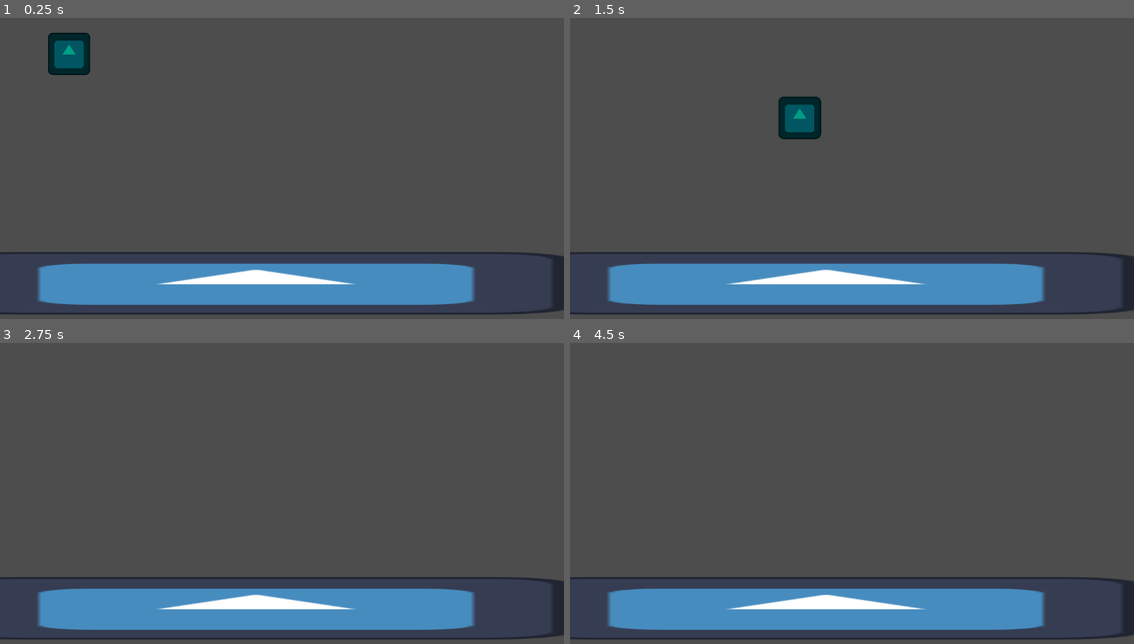
Above: before the commit, frames 1-4 (two rows, left to right).
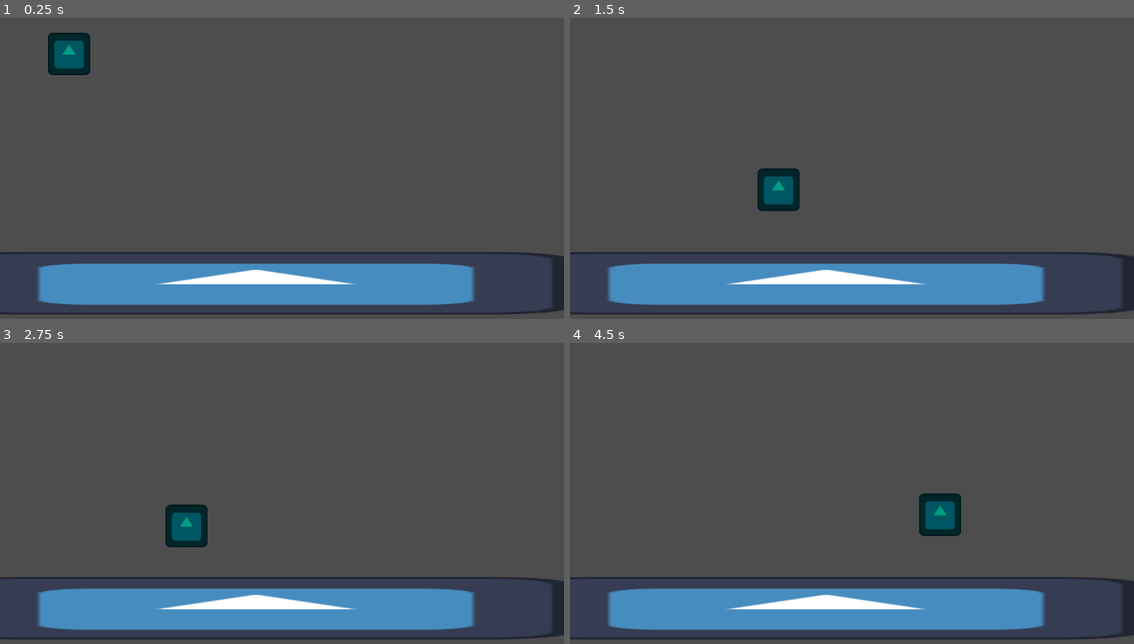
Above: after the commit, the same moments.

Repository: Loafexxx/StashGames-AssasinsAfterlife
Game: Godot game, scene res://Start.tscn
Two runs of this game, one before a commit and one after it. Both use one fixed random seed, a clock stepped at 60 frames per second and the inputs below. The engine's default icon, where the game draws it, is replaced by a stand-in: a white triangle on a blue panel in a dark square.
Inputs:
- Up to frame 1 (0.25 s): no input
- Up to frame 2 (1.5 s): hold Right (Right) from 0.53 s (still down); tap Up (Up) at 0.6, 0.77, 1.07, 1.35 s
- Up to frame 3 (2.75 s): tap Up (Up) at 1.52, 1.82, 2.1 s; release Right (Right) at 2.03 s; hold Left (Left) from 2.03 s (still down)
- Up to frame 4 (4.5 s): release Left (Left) at 2.78 s; hold Right (Right) 2.78-4.28 s; tap Up (Up) at 2.85, 3.02, 3.32, 3.6, 3.77, 4.07, 4.35 s; hold Left (Left) from 4.28 s (still down)

The runs differ from the first frame. In frame 2, 2.1% of the frame differs, in the area x 33-45%, y 25-65%; in frame 3, 1.1%; in frame 4, 1.1%.

Commit message:
Quick Save

Diff:
--- /dev/null
+++ b/FixedPlayerMovement.gd
@@ -0,0 +1,25 @@
+extends CharacterBody2D
+
+
+const SPEED = 300.0
+const JUMP_VELOCITY = -400.0
+
+
+func _physics_process(delta: float) -> void:
+	# Add the gravity.
+	if not is_on_floor():
+		velocity += get_gravity() * delta
+
+	# Handle jump.
+	if Input.is_action_just_pressed("Up") and is_on_floor():
+		velocity.y = JUMP_VELOCITY
+
+	# Get the input direction and handle the movement/deceleration.
+	# As good practice, you should replace UI actions with custom gameplay actions.
+	var direction := Input.get_axis("Left", "Right")
+	if direction:
+		velocity.x = direction * SPEED
+	else:
+		velocity.x = move_toward(velocity.x, 0, SPEED)
+
+	move_and_slide()
--- a/PlayerCollison.gd
+++ b/PlayerCollison.gd
@@ -1 +1,7 @@
 extends Area2D
+
+func _ready() -> void:
+	connect("area_entered", Callable(self, "_on_Hitbox_area_entered"))
+
+func _on_Hitbox_area_entered(area: Area2D) -> void:
+	print("JUST LET ME SYD")
--- a/PlayerMovement.gd
+++ b/PlayerMovement.gd
@@ -1,18 +1,22 @@
-extends RigidBody2D
+extends CharacterBody2D
 
-@onready var characterbody2d = $"."
-
-var falling = false
+var accelerate_y = 0.0
 
 func _physics_process(delta: float) -> void:
-	print(linear_velocity.x)
-	if Input.is_action_pressed("Right"):
-		if linear_velocity.x < get_meta("MaxSpeed"):
-			linear_velocity.x += get_meta("PlayerMovementSpeed")
+	accelerate_y += get_meta("Weight") + get_gravity().y
+	if Input.is_action_pressed("Right"): #check if right is pressed
+		if velocity.x < get_meta("MaxSpeed"):
+			velocity.x += get_meta("PlayerMovementSpeed")
 
-	if Input.is_action_pressed("Left"):
-		if linear_velocity.x > (get_meta("MaxSpeed") * -1):
-			linear_velocity.x -= (get_meta("PlayerMovementSpeed"))
-	if Input.is_action_just_released("Up"):
-		linear_velocity.y -= (get_meta("JumpHeight")*50)
-	angular_velocity = 0
+	if Input.is_action_pressed("Left"): #check if Left is pressed
+		if velocity.x > (get_meta("MaxSpeed") * -1):
+			velocity.x -= (get_meta("PlayerMovementSpeed"))
+
+	if Input.is_action_just_pressed("Up"): #check if Up is pressed
+		velocity.y = (get_meta("JumpHeight")*50*-1)
+	move_and_slide()
+
+	velocity.y = accelerate_y
+
+func _on_Area2D_area_entered(area):
+	print("dih")
--- a/Start.tscn
+++ b/Start.tscn
@@ -1,7 +1,7 @@
-[gd_scene load_steps=6 format=3 uid="uid://cf3vns6bhjhqo"]
+[gd_scene load_steps=7 format=3 uid="uid://cf3vns6bhjhqo"]
 
-[ext_resource type="Script" uid="uid://6ds3gerwvn0" path="res://PlayerMovement.gd" id="1_52bhu"]
 [ext_resource type="Texture2D" uid="uid://bwippo2hflvvs" path="res://icon.svg" id="1_r305v"]
+[ext_resource type="Script" uid="uid://dnmcoln3qhv4n" path="res://FixedPlayerMovement.gd" id="1_upmy7"]
 [ext_resource type="Script" uid="uid://cqtrxkqubv1k4" path="res://PlayerCollison.gd" id="2_upmy7"]
 
 [sub_resource type="RectangleShape2D" id="RectangleShape2D_bupin"]
@@ -10,37 +10,41 @@
 [sub_resource type="RectangleShape2D" id="RectangleShape2D_52bhu"]
 size = Vector2(1331, 120)
 
+[sub_resource type="RectangleShape2D" id="RectangleShape2D_upmy7"]
+size = Vector2(217, 202)
+
 [node name="Node2D" type="Node2D"]
 
 [node name="Player" type="Node2D" parent="."]
 position = Vector2(146, 15)
 
-[node name="RigidBody2D" type="RigidBody2D" parent="Player"]
-script = ExtResource("1_52bhu")
+[node name="CharacterBody2D" type="CharacterBody2D" parent="Player"]
+position = Vector2(-146, -15)
+script = ExtResource("1_upmy7")
+metadata/MaxSpeed = 250.0
 metadata/PlayerMovementSpeed = 125.0
-metadata/MaxSpeed = 250.0
-metadata/JumpHeight = 10.0
+metadata/JumpHeight = 20.0
+metadata/Weight = 0.0
 
-[node name="CollisionShape2D" type="CollisionShape2D" parent="Player/RigidBody2D"]
+[node name="CollisionShape2D" type="CollisionShape2D" parent="Player/CharacterBody2D"]
+position = Vector2(140, 43.5)
+scale = Vector2(0.678297, 0.678297)
+shape = SubResource("RectangleShape2D_bupin")
+
+[node name="Icon" type="Sprite2D" parent="Player/CharacterBody2D"]
+modulate = Color(0, 0.61796, 0.514497, 1)
+position = Vector2(141, 45)
+scale = Vector2(0.678297, 0.678297)
+texture = ExtResource("1_r305v")
+
+[node name="Hitbox" type="Area2D" parent="Player/CharacterBody2D"]
+position = Vector2(146, 15)
+script = ExtResource("2_upmy7")
+
+[node name="CollisionShape2D" type="CollisionShape2D" parent="Player/CharacterBody2D/Hitbox"]
 position = Vector2(-6, 28.5)
 scale = Vector2(0.678297, 0.678297)
 shape = SubResource("RectangleShape2D_bupin")
-script = ExtResource("2_upmy7")
-
-[node name="Icon" type="Sprite2D" parent="Player/RigidBody2D"]
-modulate = Color(0, 0.61796, 0.514497, 1)
-position = Vector2(-5, 30)
-scale = Vector2(0.678297, 0.678297)
-texture = ExtResource("1_r305v")
-
-[node name="Hitbox" type="Area2D" parent="Player"]
-script = ExtResource("2_upmy7")
-
-[node name="CollisionShape2D" type="CollisionShape2D" parent="Player/Hitbox"]
-position = Vector2(-6, 28.5)
-scale = Vector2(0.678297, 0.678297)
-shape = SubResource("RectangleShape2D_bupin")
-script = ExtResource("2_upmy7")
 
 [node name="Floor" type="Node2D" parent="."]
 position = Vector2(523, 543)
@@ -54,3 +58,18 @@
 [node name="CollisionShape2D" type="CollisionShape2D" parent="Floor/StaticBody2D"]
 position = Vector2(19.5, -4)
 shape = SubResource("RectangleShape2D_52bhu")
+
+[node name="Area2D" type="Area2D" parent="Floor"]
+
+[node name="CollisionShape2D" type="CollisionShape2D" parent="Floor/Area2D"]
+position = Vector2(19.5, -4)
+shape = SubResource("RectangleShape2D_52bhu")
+
+[node name="TestBox" type="Node2D" parent="."]
+position = Vector2(872, 358)
+
+[node name="Area2D" type="Area2D" parent="TestBox"]
+
+[node name="CollisionShape2D" type="CollisionShape2D" parent="TestBox/Area2D"]
+position = Vector2(-55.5, -33)
+shape = SubResource("RectangleShape2D_upmy7")
Not shown, added: FixedPlayerMovement.gd.uid
